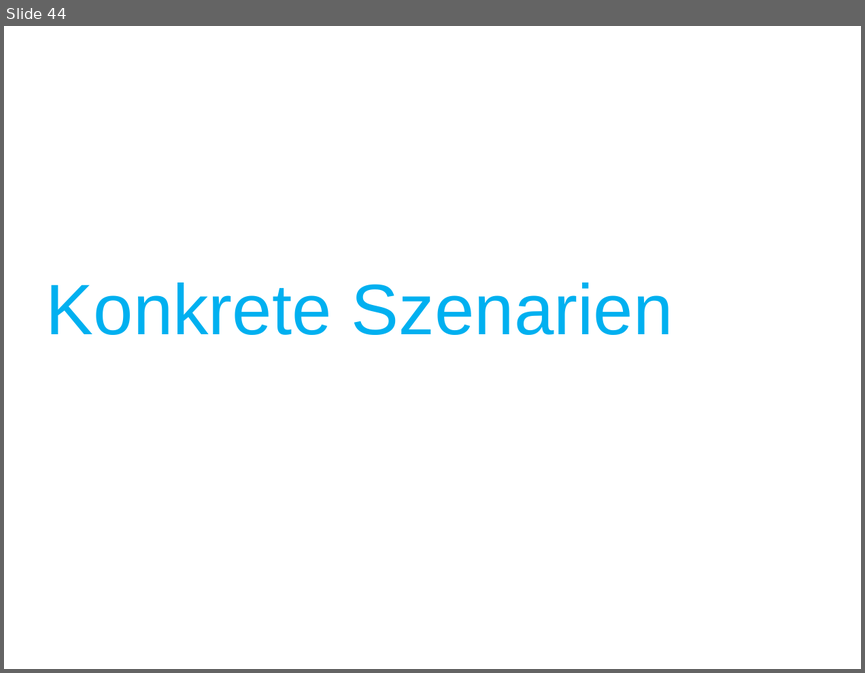
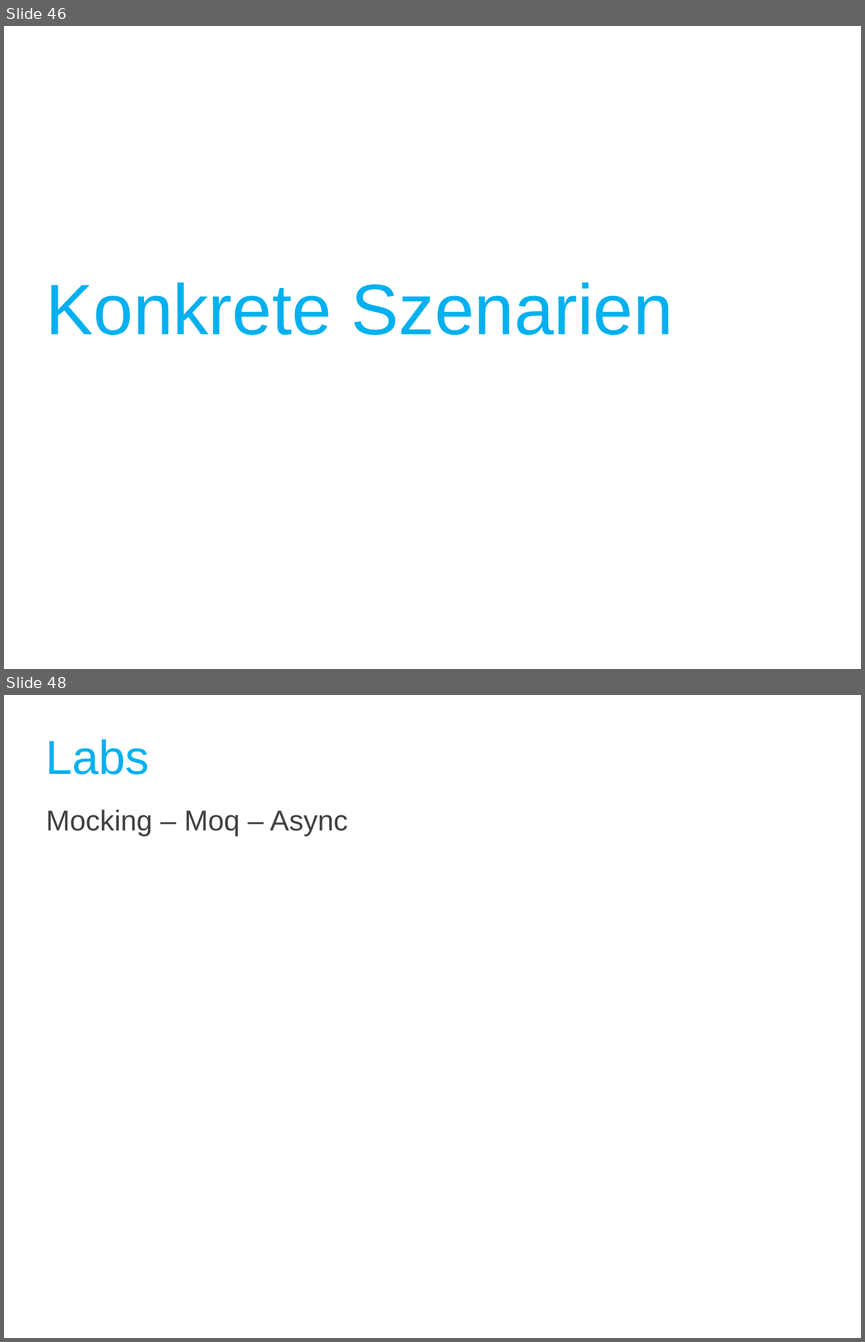
Before and after one commit to darius-sadeghi/DevTrain_Unittests, a slide deck: UnitTests_DevTrain.pptx. Shown one above the other, each under a label of ours: slide 44 before the commit, slides 46 and 48 after it; the slides between them are not shown. The pictures are 865x673 and 865x1342 pixels, drawn with LibreOffice and Linux fonts; fonts in the diff are those of the drawing; background and template pictures are left out. Boxes give left, top, right and bottom in pixels: in the first picture for what was removed or moved away, otherwise in the second. Text is boxed around its words. In the diff, an @@ line names an element or a change of style, - is before the commit and + after.

```diff
--- a/UnitTests_DevTrain.pptx
+++ b/UnitTests_DevTrain.pptx
@@ slide 48 added at [4, 695, 861, 1338], background picture (left out) @@
@@ title added at [46, 739, 150, 775], 33.3 pt, text #00B0F0 @@
+Labs
@@ text added at [46, 809, 348, 836], 20 pt, text #404040 @@
+Mocking – Moq – Async
@@ what was slide 44 is now slide 46 @@
```
Also in this commit, not shown: 2 slides changed, 4 other slides added, 2 other files.
